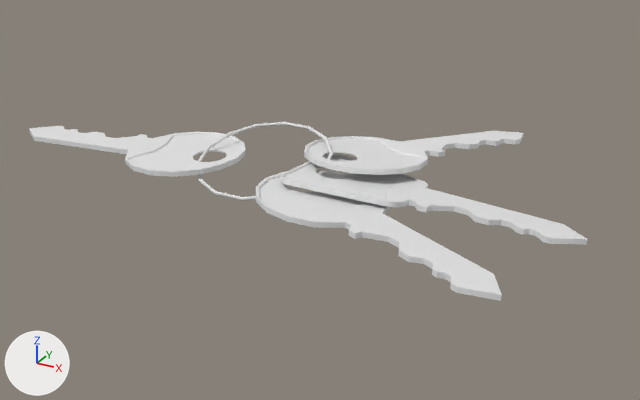
What one commit did to the FBX model Assets/ART/Meshes/SM_Keys.fbx.
Before and after are seen from a 50 mm camera at (0.158, -0.27, 0.121) aimed at (0.011, -0.003, -0.012). The axes (+X, +Y, +Z) are drawn at lower left. The lights are the same throughout. The older version comes first. Where no turn or scale is listed for an object, it has been applied to the vertices.

The first picture shows 'SM_Keys'.
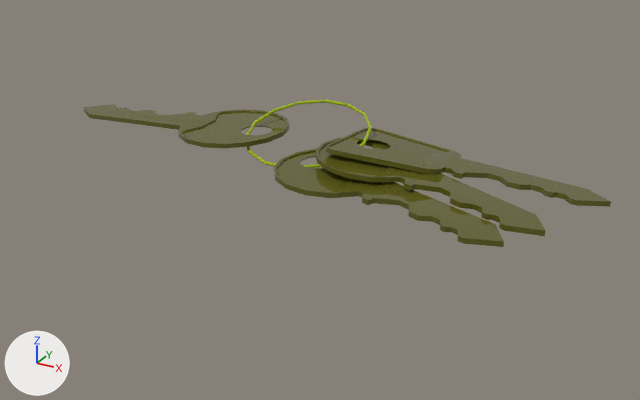
Pixel boxes [x1, y1, x2, y2] of what changed, in the pictures (640 x 400 px; the box of a moved part takes in the faces that stretch with it):
'SM_Keys', reshaped, recoloured (17% shorter)
    before: [29, 122, 588, 301]
    after: [83, 99, 611, 247]
part 1 of me_mesh, moved or reshaped
    before: [281, 153, 588, 245]
    after: [326, 128, 611, 207]
part 2 of me_mesh, moved or reshaped
    before: [198, 122, 333, 201]
    after: [246, 99, 372, 168]
part 3 of me_mesh, moved or reshaped
    before: [304, 131, 524, 175]
    after: [274, 148, 504, 247]
part 4 of me_mesh, moved or reshaped
    before: [29, 126, 246, 177]
    after: [83, 105, 290, 149]
part 5 of me_mesh, moved or reshaped
    before: [256, 170, 502, 301]
    after: [315, 137, 546, 236]

What the commit changed:
Material 'M_Metal_01' (mat_m_metal_01) is new.
Its base color is (0.374, 0.5, 0.0) (yellow #a5bc00).
Its roughness is 0.0.
Material 'M_Metal_Gold' (mat_m_metal_gold) is new.
Its base color is (0.114, 0.11, 0.0114) (dark yellow #5f5d1c).
Its roughness is 0.0.
me_mesh is used by ob_sm_keys; location (0.0, 0.0, 0.0).
me_mesh had 1080 vertices, 1210 faces and spanned x -0.113..0.113, y -0.067..0.067, z 0.0..0.013.
me_mesh now has 1080 vertices, 1210 faces and spans x -0.113..0.113, y -0.038..0.038, z 0.0..0.013.
me_mesh part 1: the loose piece of 266 vertices spanning x 0.013..0.113, y -0.037..0.001, z 0.0..0.009 is moved by (0.0, 0.032, 0.0), in mat_m_metal_gold (dark yellow #5f5d1c).
me_mesh part 2: the loose piece of 112 vertices spanning x -0.028..0.022, y -0.042..0.006, z 0.0..0.013 is moved by (0.0, 0.032, 0.0), in mat_m_metal_01 (yellow #a5bc00).
me_mesh part 3: the loose piece of 234 vertices spanning x 0.006..0.068, y -0.022..0.067, z 0.0..0.011 is multiplied about its middle by the matrix ((0.146, 0.984, -0.103), (-0.989, 0.145, -0.016), (-0.001, 0.104, 0.995)), then moved by (0.006, -0.034, -0.004), in mat_m_metal_gold (dark yellow #5f5d1c).
me_mesh part 4: the loose piece of 234 vertices spanning x -0.113..-0.013, y -0.044..0.001, z 0.0..0.006 is moved by (0.0, 0.032, 0.0), in mat_m_metal_gold (dark yellow #5f5d1c).
me_mesh part 5: 1 vertex moved within x 0.021, y -0.014, z 0.005; 230 vertices removed from x 0.007..0.101, y -0.067..-0.011, z 0.0..0.007; 230 vertices added at x 0.007..0.101, y -0.026..0.029, z 0.002..0.007.
me_mesh gains material mat_m_metal_01 (yellow #a5bc00).
me_mesh gains material mat_m_metal_gold (dark yellow #5f5d1c).
